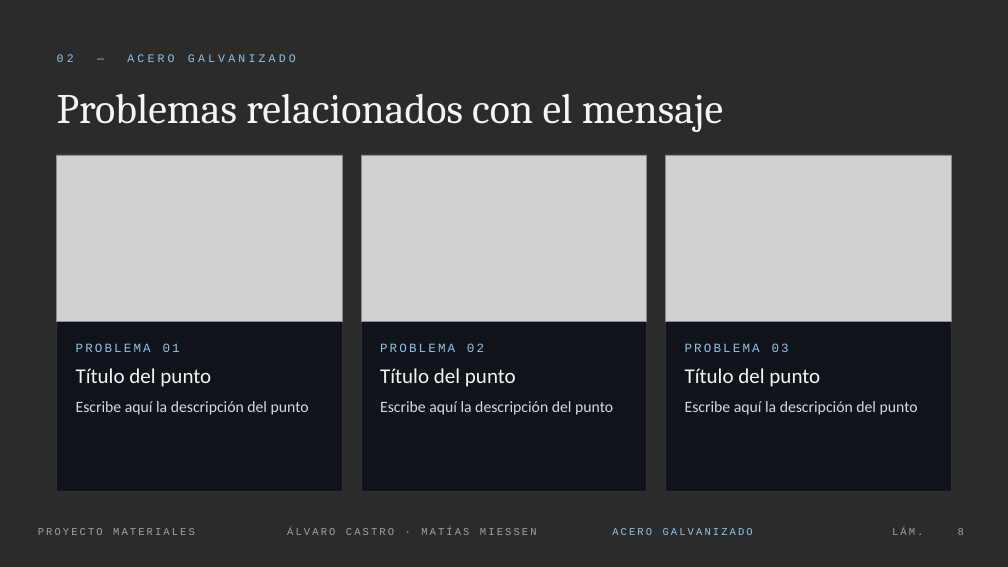
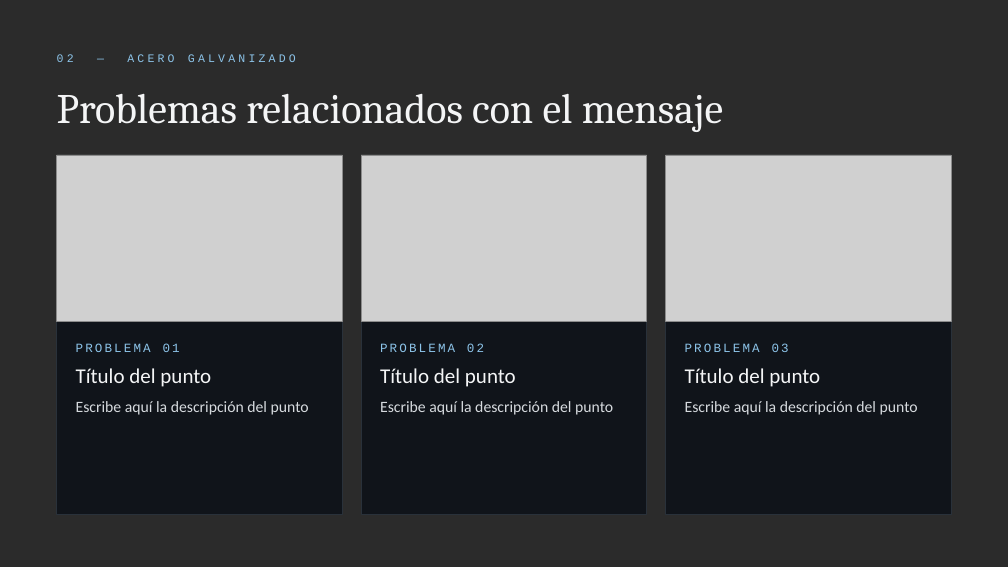
Before and after one commit to Elcastor124/Deutschtrainer, a slide deck: slide 8 of proyecto-materiales/Proyecto-Materiales_Castro-Miessen.pptx. Drawn at 1008x567 pixels with LibreOffice and Linux fonts; fonts in the diff are those of the drawing; grey boxes stand for pictures; background and template pictures are left out; a plain dark background stands for a picture behind light text. Boxes give left, top, right and bottom in pixels: in the first picture for what was removed or moved away, otherwise in the second. Text is boxed around its words. In the diff, an @@ line names an element or a change of style, - is before the commit and + after.

```diff
--- a/proyecto-materiales/Proyecto-Materiales_Castro-Miessen.pptx
+++ b/proyecto-materiales/Proyecto-Materiales_Castro-Miessen.pptx
@@ rectangle: place and size @@
-rectangle at [57, 155, 343, 492]
+rectangle at [57, 155, 343, 514]
@@ rectangle: place and size @@
-rectangle at [361, 155, 647, 492]
+rectangle at [361, 155, 647, 514]
@@ rectangle: place and size @@
-rectangle at [666, 155, 952, 492]
+rectangle at [666, 155, 952, 514]
@@ text removed at [38, 528, 195, 535] @@
-PROYECTO MATERIALES
@@ text removed at [287, 528, 537, 535] @@
-ÁLVARO CASTRO · MATÍAS MIESSEN
@@ text removed at [612, 528, 753, 535] @@
-ACERO GALVANIZADO
@@ text removed at [892, 528, 923, 535] @@
-LÁM.
@@ page number removed at [958, 528, 964, 535] @@
-8
```
Also in this commit, not shown: 14 other slides changed.
